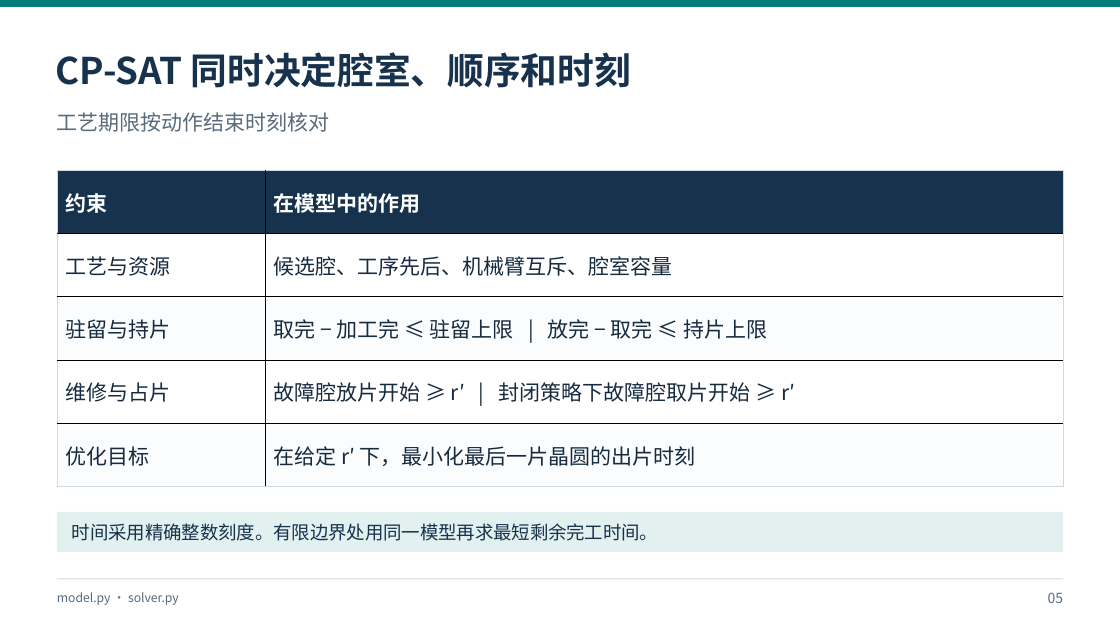
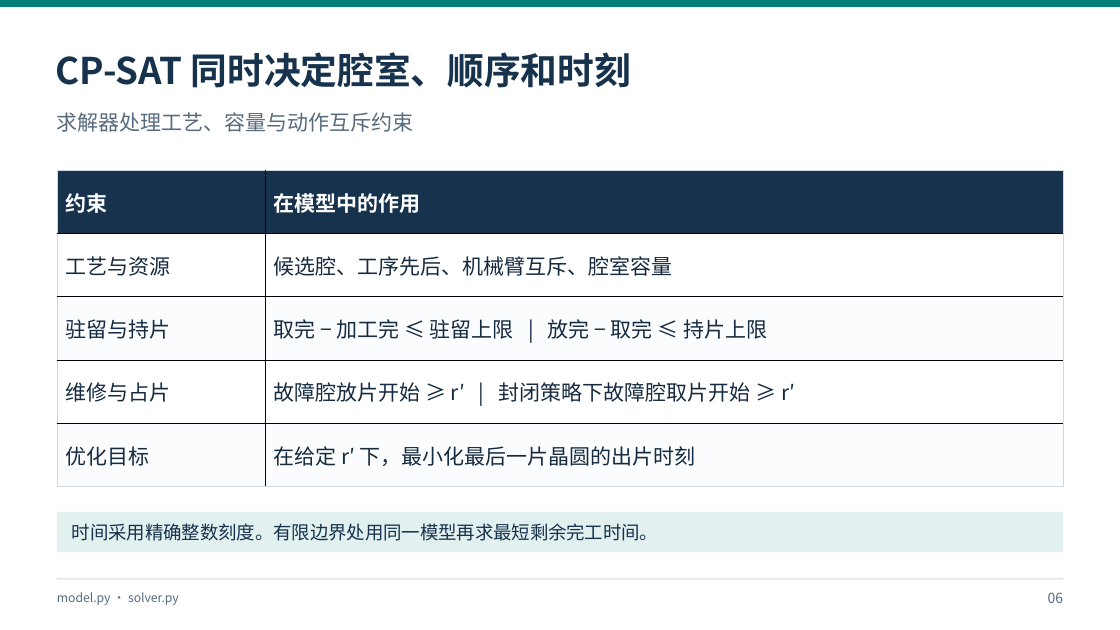
Before and after one commit to yanq458-tech/WaferSched-Agent, a slide deck: slide 6 of docs/presentations/v1.3.0-project-review/WaferSched-Agent_v1.3.0_研究汇报.pptx (slide 5 before the commit). Drawn at 1120x630 pixels with LibreOffice and Linux fonts; fonts in the diff are those of the drawing. Boxes give left, top, right and bottom in pixels: in the first picture for what was removed or moved away, otherwise in the second. Text is boxed around its words. In the diff, an @@ line names an element or a change of style, - is before the commit and + after.

```diff
--- a/docs/presentations/v1.3.0-project-review/WaferSched-Agent_v1.3.0_研究汇报.pptx
+++ b/docs/presentations/v1.3.0-project-review/WaferSched-Agent_v1.3.0_研究汇报.pptx
@@ text at box(57, 112, 414, 132): text changed @@
-工艺期限按动作结束时刻核对
+求解器处理工艺、容量与动作互斥约束
@@ text at box(1048, 592, 1064, 603): text changed @@
-05
+06
```
Also in this commit, not shown: 8 other slides changed, 8 slides added, 2 slides removed, 7 other files.
